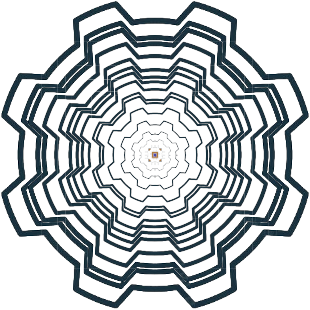
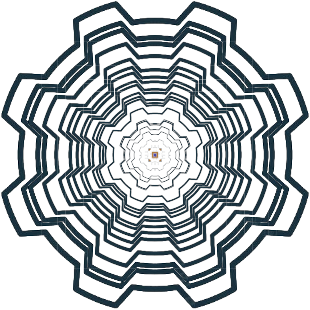
Layers edited between the first and the second w=310, h=310 image:
added layer "Site Icon_57.png" above "Site Icon_70.png" over [126, 126, 183, 183]
added layer "Site Icon_72.png" above "Site Icon_96.png" over [119, 119, 191, 191]
added layer "Site Icon_114.png" above "Site Icon_120.png" over [98, 98, 212, 212]
added layer "Site Icon_144.png" above "Site Icon_152.png" over [83, 83, 227, 227]
